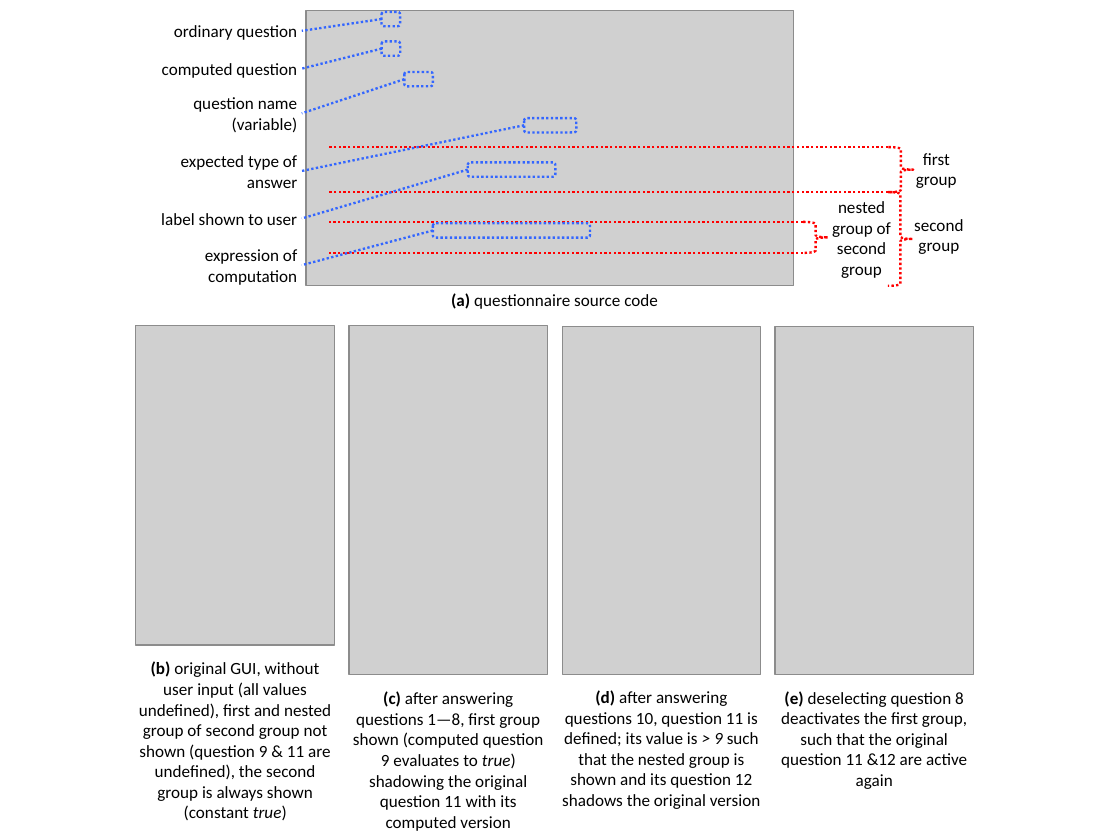
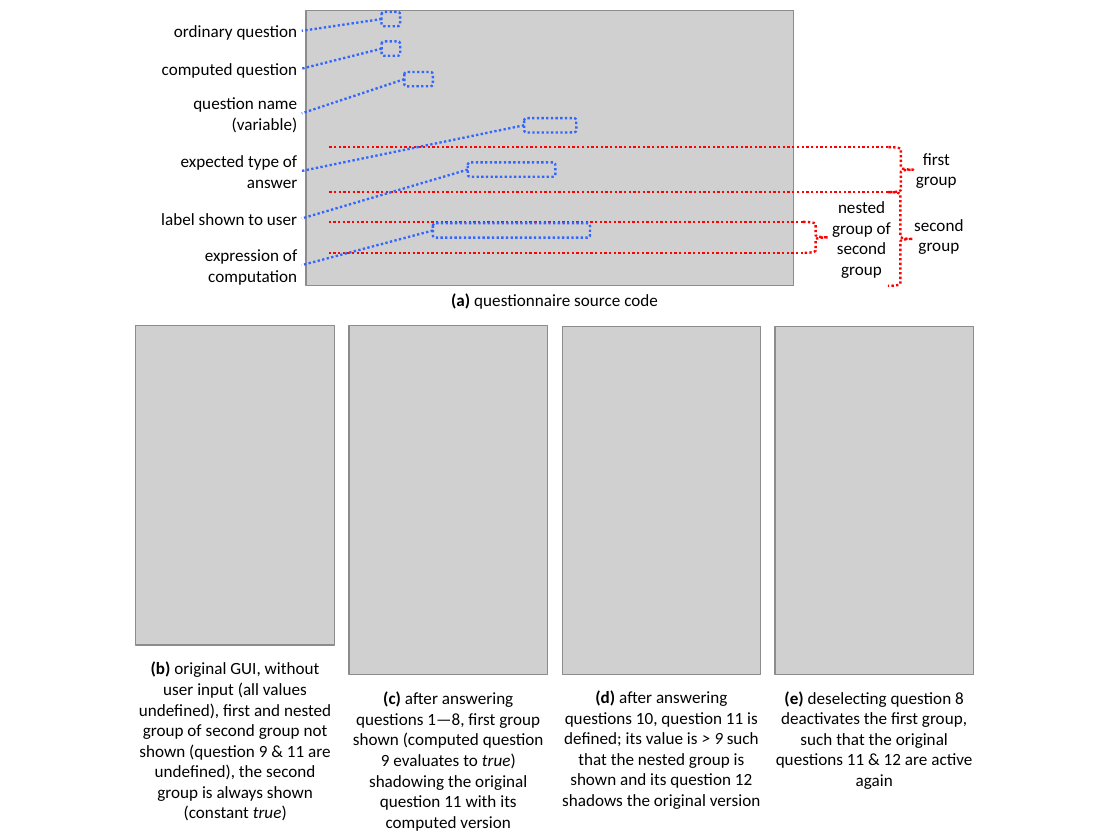
Before and after one commit to christoff-buerger/racr, a slide deck: slide 1 of examples/questionnaires/documentation/figures/correct-questionnaire-scenario.pptx. Drawn at 1120x840 pixels with LibreOffice and Linux fonts; fonts in the diff are those of the drawing; grey boxes stand for pictures. Boxes give left, top, right and bottom in pixels: in the first picture for what was removed or moved away, otherwise in the second. Text is boxed around its words. In the diff, an @@ line names an element or a change of style, - is before the commit and + after.

```diff
--- a/examples/questionnaires/documentation/figures/correct-questionnaire-scenario.pptx
+++ b/examples/questionnaires/documentation/figures/correct-questionnaire-scenario.pptx
@@ text at <box>776,691,972,789</box>: text changed @@
-(e) deselecting question 8 deactivates the first group, such that the original question 11 &12 are active again
+(e) deselecting question 8 deactivates the first group, such that the original questions 11 & 12 are active again
```
Also in this commit, not shown: 4 other files.
